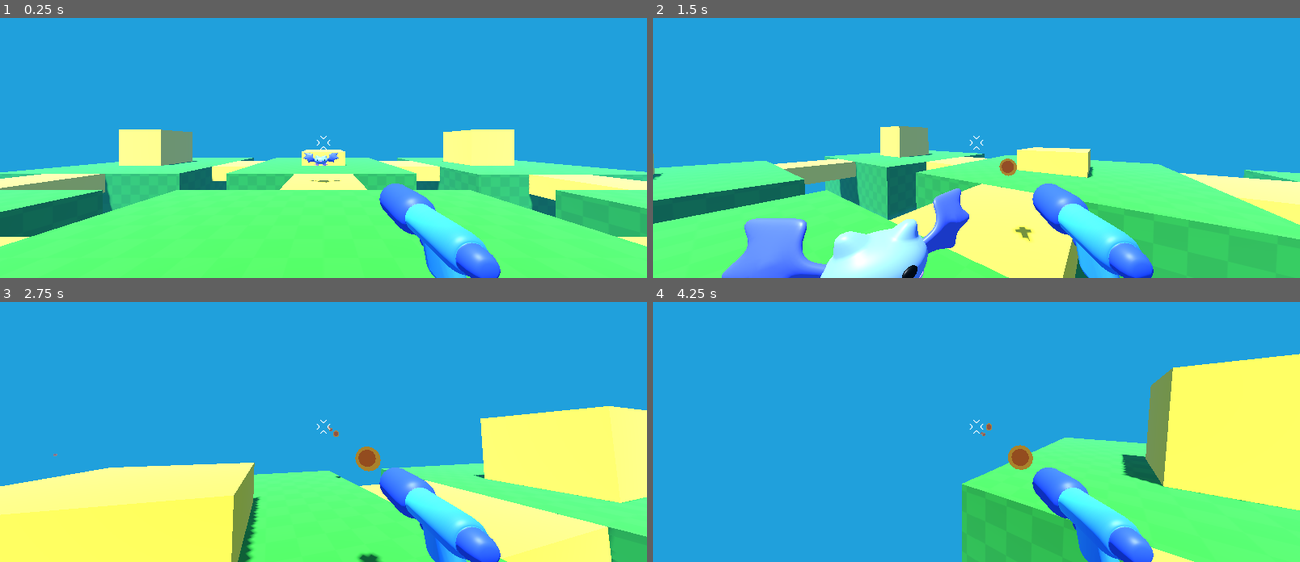
Above: before the commit, frames 1-4 (two rows, left to right).
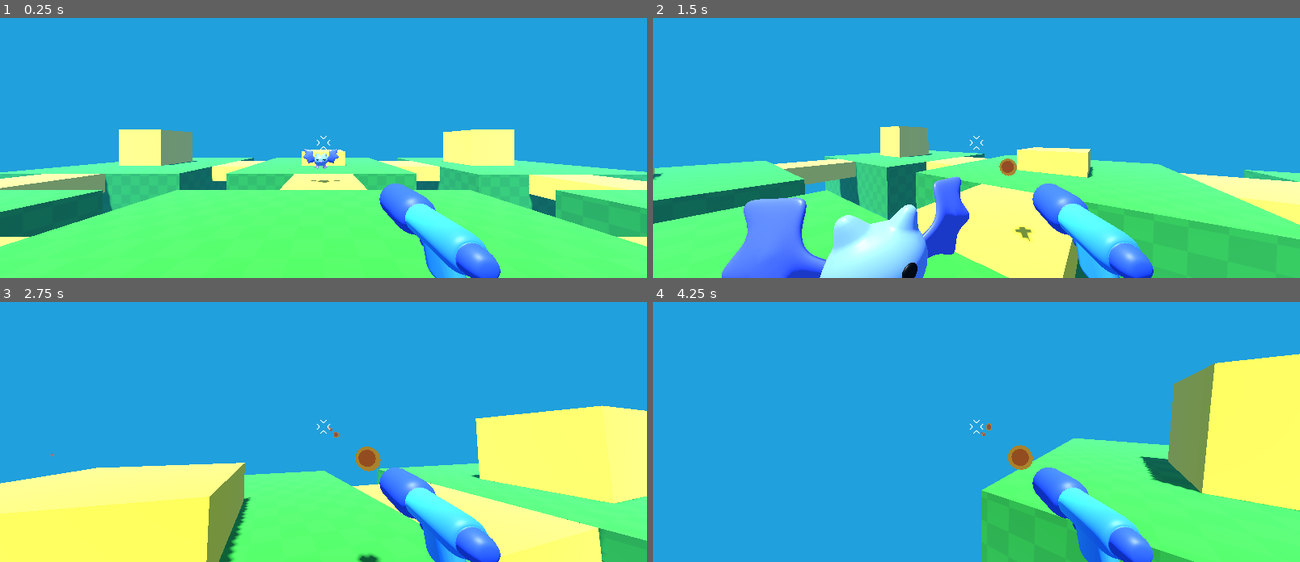
Above: after the commit, the same moments.

Repository: aloepker/first-practice-3d-game-project
Game: Godot game, scene res://game.tscn
Two runs of this game, one before a commit and one after it. Both use one fixed random seed, a clock stepped at 60 frames per second and the inputs below.
Inputs (mouse positions are in pixels of both pictures, inside the frame that each line leads up to):
- Up to frame 1 (0.25 s): no input
- Up to frame 2 (1.5 s): move the mouse to (1008, 142) at 0.52 s; hold Right mouse button (shoot) 0.53-1.28 s; hold W (move_forward) from 0.53 s (still down); tap Space (jump) at 0.77 s; move the mouse to (944, 142) at 1.27 s; right-click (944, 142) at 1.35 s
- Up to frame 3 (2.75 s): keep holding W (move_forward); tap Space (jump) at 1.52 s; move the mouse to (336, 421) at 2.02 s; hold Right mouse button (shoot) from 2.03 s (still down)
- Up to frame 4 (4.25 s): keep holding W (move_forward); move the mouse to (970, 432) at 2.77 s; release Right mouse button (shoot) at 2.78 s; right-click (970, 432) at 2.85 s; tap Space (jump) at 3.02, 3.77 s; move the mouse to (1021, 429) at 3.52 s; hold Right mouse button (shoot) from 3.53 s (still down)

The runs differ from the first frame. In frame 1, 0.2% of the frame differs, in the area x 46-53%, y 50-64%; in frame 2, 5.1%; in frame 3, 3.8%; in frame 4, 6.1%, in the area x 47-100%, y 23-100%.

Commit message:
fixed the bat's spinning! Onward!

Diff:
--- a/mob/bat/bat_model.tscn
+++ b/mob/bat/bat_model.tscn
@@ -45,7 +45,6 @@
 mix_mode = 1
 
 [sub_resource type="AnimationNodeBlendTree" id="AnimationNodeBlendTree_0ox0n"]
-graph_offset = Vector2(-121.38483, -20.491684)
 nodes/output/position = Vector2(600, 160)
 nodes/Idle/node = SubResource("AnimationNodeAnimation_vgr6s")
 nodes/Idle/position = Vector2(100, 80)
@@ -59,22 +58,19 @@
 script = ExtResource("2_vgr6s")
 
 [node name="Skeleton3D" parent="Armature" parent_id_path=PackedInt32Array(1644333598) index="0" unique_id=2079112780]
-bones/0/position = Vector3(0, -0.007400004, 0)
-bones/1/rotation = Quaternion(-0.028654926, 0.18848532, -0.6867176, 0.7014778)
-bones/2/rotation = Quaternion(-0.056015443, -0.016041048, 0.27483782, 0.9597235)
-bones/3/rotation = Quaternion(0.04121358, 0.059984986, 0.2647528, 0.96156603)
-bones/4/rotation = Quaternion(-0.028654926, -0.18848532, 0.6867176, 0.7014778)
-bones/5/rotation = Quaternion(-0.056015443, 0.016041048, -0.27483782, 0.9597235)
-bones/6/rotation = Quaternion(0.04121358, -0.059984986, -0.2647528, 0.96156603)
+bones/0/position = Vector3(0, 0.021677962, 0)
+bones/1/rotation = Quaternion(0.13794063, 0.029313702, -0.6616188, 0.7364602)
+bones/2/rotation = Quaternion(0.15741542, 0.06408428, 0.3706004, 0.9131095)
+bones/3/rotation = Quaternion(0.16696306, 0.1141376, 0.3485784, 0.9151989)
+bones/4/rotation = Quaternion(0.13794063, -0.029313702, 0.6616188, 0.7364602)
+bones/5/rotation = Quaternion(0.15741542, -0.06408428, -0.3706004, 0.9131095)
+bones/6/rotation = Quaternion(0.16696306, -0.1141376, -0.3485784, 0.9151989)
 bones/7/position = Vector3(0.1309921, -0.22739176, -0.087851465)
 bones/7/rotation = Quaternion(0.26196837, 0.08345512, 0.26575127, 0.9240044)
-bones/8/rotation = Quaternion(3.8433356e-08, 0.69088244, 0.72296715, 1.6451473e-08)
+bones/8/rotation = Quaternion(3.441235e-08, 0.68210196, 0.7312571, 2.1265889e-08)
 bones/10/position = Vector3(-0.1309921, -0.22739176, -0.087851465)
 bones/10/rotation = Quaternion(0.26196837, -0.083455116, -0.26575127, 0.9240044)
-bones/11/rotation = Quaternion(2.5423756e-08, 0.69088244, 0.72296715, 3.637758e-08)
-
-[node name="bat" parent="Armature/Skeleton3D" index="0" unique_id=1450876937]
-transform = Transform3D(1, 0, 0, 0, 0.67999995, 0, 0, 0, 1, 0, 0, 0)
+bones/11/rotation = Quaternion(2.3243624e-08, 0.68210196, 0.7312571, 4.1953907e-08)
 
 [node name="AnimationPlayer" parent="." index="1" unique_id=563622237]
 libraries/custom = SubResource("AnimationLibrary_030dj")
--- a/mob/mob.tscn
+++ b/mob/mob.tscn
@@ -8,6 +8,7 @@
 
 [node name="Mob" type="RigidBody3D" unique_id=1570425237]
 gravity_scale = 0.0
+lock_rotation = true
 script = ExtResource("1_6jlfs")
 
 [node name="CollisionShape3D" type="CollisionShape3D" parent="." unique_id=1194943541]
